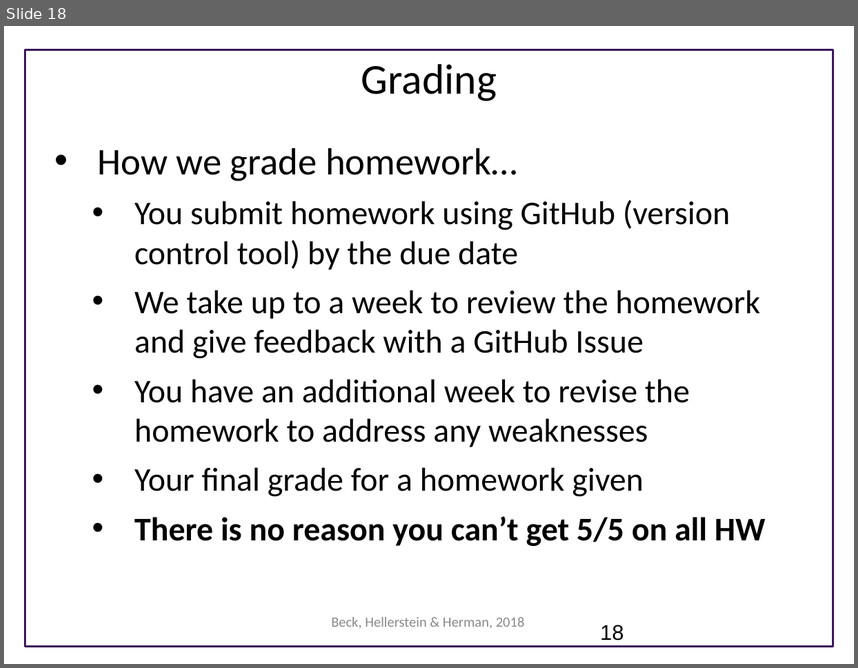
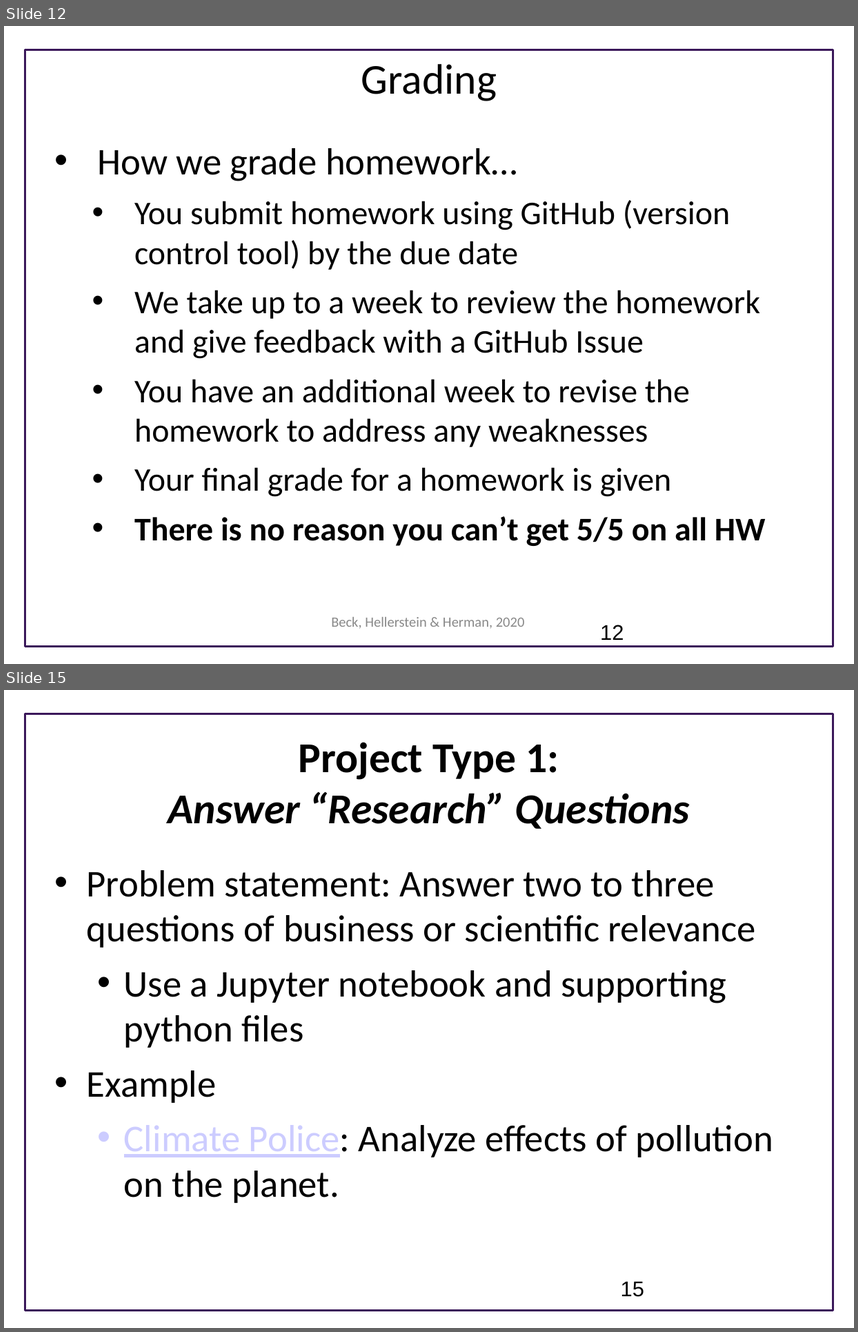
Before and after one commit to UWSEDS/LectureNotes, a slide deck: 01_CourseIntro_DataEssentials/Course Introduction.pptx. Shown one above the other, each under a label of ours: slide 18 before the commit, slides 12 and 15 after it; the slides between them are not shown. The pictures are 858x668 and 858x1332 pixels, drawn with LibreOffice and Linux fonts; fonts in the diff are those of the drawing; background and template pictures are left out. Boxes give left, top, right and bottom in pixels: in the first picture for what was removed or moved away, otherwise in the second. Text is boxed around its words. In the diff, an @@ line names an element or a change of style, - is before the commit and + after.

Commit message:
revised the intro for this year to match the plan and to focus more on projects

```diff
--- a/01_CourseIntro_DataEssentials/Course Introduction.pptx
+++ b/01_CourseIntro_DataEssentials/Course Introduction.pptx
@@ slide 15 added at [4,690,854,1328], background #FFFFFF; not listed: 1 template element that a slide beside it also shows @@
@@ text added at [168,742,690,829], 36 pt, text #000000, bold, italic @@
+Project Type 1:
+Answer “Research” Questions
@@ text added at [87,870,773,1203], 32 pt, text #000000 @@
+• Problem statement: Answer two to three questions of business or scientific relevance
+  • Use a Jupyter notebook and supporting python files
+• Example
+  • Climate Police: Analyze effects of pollution on the planet.
@@ page number added at [621,1281,644,1297], 18 pt, text #000000 @@
+15
@@ what was slide 18 is now slide 12 @@
@@ slide 12 changed as well @@
@@ text at [134,467,672,497]: text changed @@
-  • Your final grade for a homework given
+  • Your final grade for a homework is given
@@ text at [331,617,525,628]: text changed @@
-Beck, Hellerstein & Herman, 2018
+Beck, Hellerstein & Herman, 2020
@@ page number at [600,624,624,639]: text changed @@
-18
+12
```
Also in this commit, not shown: 12 other slides changed, 11 other slides added, 6 slides removed.
